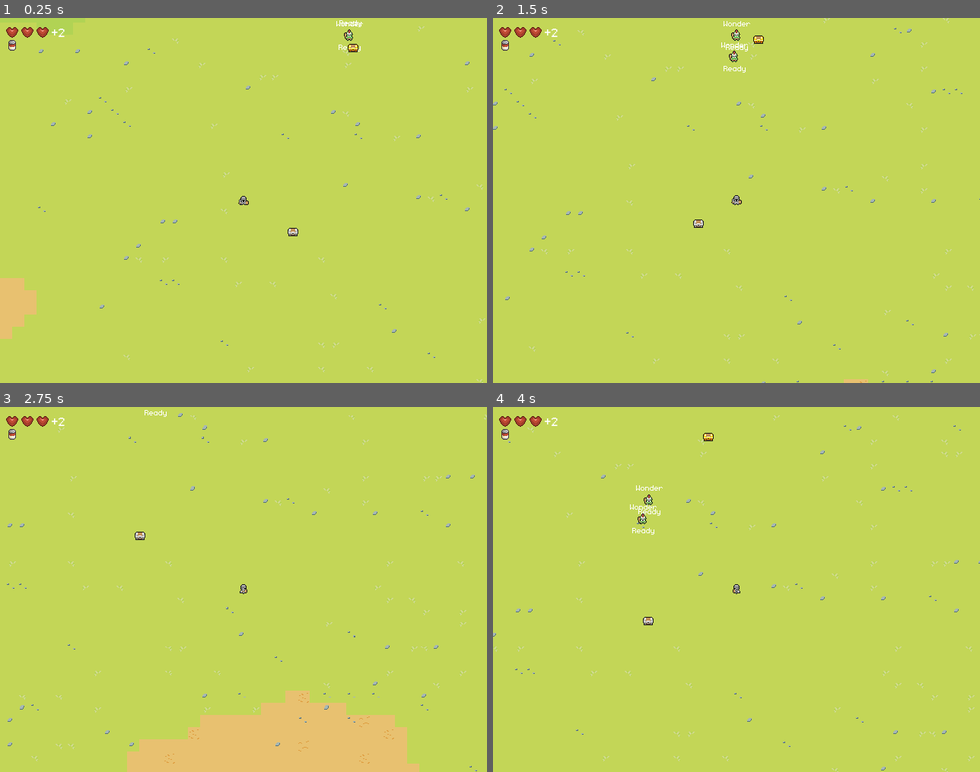
Above: before the commit, frames 1-4 (two rows, left to right).
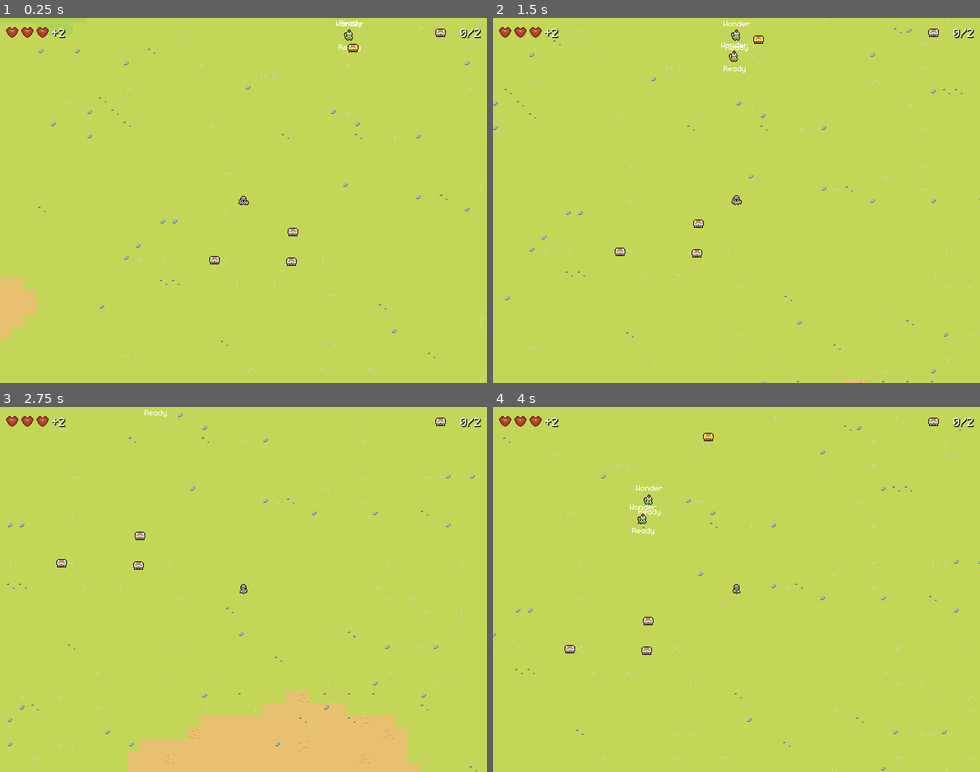
Above: after the commit, the same moments.

Repository: dmitriy-shmilo/GBIC23
Game: Godot game, scene res://main.tscn
The game is run twice, just before and just after one commit, with the same random seed, the same clock (stepped at 60 frames per second) and the same inputs.
Inputs:
- Up to frame 1 (0.25 s): no input
- Up to frame 2 (1.5 s): hold D (move_right) 0.53-1.28 s; tap Space (attack) at 0.6 s; hold S (move_down) from 1.28 s (still down); tap E (interact) at 1.35 s
- Up to frame 3 (2.75 s): release S (move_down) at 2.03 s; hold D (move_right) from 2.03 s (still down); tap Space (attack) at 2.1 s
- Up to frame 4 (4 s): release D (move_right) at 2.78 s; hold W (move_up) 2.78-3.53 s; tap E (interact) at 2.85 s; hold A (move_left) from 3.53 s (still down); tap Space (attack) at 3.6 s

The runs differ from the first frame. In frame 1, 0.3% of the frame differs, in the area x 1-99%, y 2-68%; in frame 2, 0.3%; in frame 3, 0.3%; in frame 4, 0.3%.

Commit message:
Track player's inventory. Inventory HUD.

Diff:
--- /dev/null
+++ b/base/components/inventory_component.gd
@@ -0,0 +1,38 @@
+class_name InventoryComponent
+extends Node
+
+signal item_added(inventory, item)
+signal item_dropped(inventory, item)
+signal changed(inventory)
+
+
+@export var max_items = 1: set = _set_max_items
+@export var items : Array[Item] = []
+
+
+func has_space() -> bool:
+	return items.size() < max_items
+
+
+func add_item(item: Item) -> void:
+	if items.size() >= max_items:
+		return
+
+	items.push_back(item)
+	item_added.emit(self, item)
+	changed.emit(self)
+
+
+func drop_item(index: int) -> void:
+	if index < 0 or index >= items.size():
+		return
+
+	var item = items[index]
+	items.remove_at(index)
+	item_dropped.emit(self, item)
+	changed.emit(self)
+
+
+func _set_max_items(value: int) -> void:
+	max_items = value
+	changed.emit(self)
--- a/gui/hud.gd
+++ b/gui/hud.gd
@@ -2,21 +2,27 @@
 extends Control
 
 @export var vitals: VitalsComponent = null
+@export var inventory: InventoryComponent = null
 
 @onready var _health_container: HBoxContainer = $"%HealthContainer"
 @onready var _extra_health_label = $"%HealthContainer/ExtraHealthLabel"
 @onready var _health_icon_template = $"%HealthIconTemplate"
+@onready var _inventory_capacity_label = $"InventoryCapacityLabel"
 
 const MAX_ICONS = 3
 
 func _ready() -> void:
 	vitals.connect("health_changed", _on_vitals_health_changed)
+	inventory.connect("item_added", _on_inventory_changed)
+	inventory.connect("item_dropped", _on_inventory_changed)
+
 	for i in range(MAX_ICONS):
 		var heart_rect = _health_icon_template.duplicate(0)
 		heart_rect.visible = true
 		_health_container.add_child(heart_rect)
 	_extra_health_label.move_to_front()
 	_refresh_health(vitals)
+	_on_inventory_changed(inventory, null)
 
 
 func _refresh_health(new_vitals: VitalsComponent) -> void:
@@ -33,3 +39,7 @@
 
 func _on_vitals_health_changed(new_vitals: VitalsComponent, _positive: bool) -> void:
 	_refresh_health(new_vitals)
+
+
+func _on_inventory_changed(inventory: InventoryComponent, _item: Item) -> void:
+	_inventory_capacity_label.text = "%d/%d" % [inventory.items.size(), inventory.max_items]
--- a/gui/hud.tscn
+++ b/gui/hud.tscn
@@ -1,8 +1,13 @@
-[gd_scene load_steps=4 format=3 uid="uid://dcsij2ymvcr1x"]
+[gd_scene load_steps=6 format=3 uid="uid://dcsij2ymvcr1x"]
 
 [ext_resource type="Script" path="res://gui/hud.gd" id="1_tlkf4"]
 [ext_resource type="Texture2D" uid="uid://b0v3k4tusthhg" path="res://gui/hud_health.tres" id="2_ftoaj"]
 [ext_resource type="Texture2D" uid="uid://bb5jw57l32lrb" path="res://gui/hud_food.tres" id="2_vx6fv"]
+[ext_resource type="Texture2D" uid="uid://btudcfnqkxpxv" path="res://assets/img/chests.png" id="4_61l14"]
+
+[sub_resource type="AtlasTexture" id="AtlasTexture_sbhe8"]
+atlas = ExtResource("4_61l14")
+region = Rect2(0, 0, 16, 16)
 
 [node name="HUD" type="Control"]
 layout_mode = 3
@@ -34,10 +39,12 @@
 layout_mode = 2
 size_flags_horizontal = 4
 size_flags_vertical = 8
+theme_override_colors/font_shadow_color = Color(0, 0, 0, 1)
 theme_override_font_sizes/font_size = 24
-text = " "
+text = " +1"
 
 [node name="FoodContainer" type="HBoxContainer" parent="."]
+visible = false
 layout_mode = 2
 offset_left = 8.0
 offset_top = 28.0
@@ -48,3 +55,30 @@
 layout_mode = 2
 texture = ExtResource("2_vx6fv")
 stretch_mode = 2
+
+[node name="InventoryIcon" type="TextureRect" parent="."]
+layout_mode = 1
+anchors_preset = 1
+anchor_left = 1.0
+anchor_right = 1.0
+offset_left = -69.0
+offset_top = 10.0
+offset_right = -53.0
+offset_bottom = 26.0
+grow_horizontal = 0
+texture = SubResource("AtlasTexture_sbhe8")
+
+[node name="InventoryCapacityLabel" type="Label" parent="."]
+layout_mode = 1
+anchors_preset = 1
+anchor_left = 1.0
+anchor_right = 1.0
+offset_left = -48.0
+offset_top = 8.0
+offset_right = -8.0
+offset_bottom = 24.0
+grow_horizontal = 0
+theme_override_colors/font_shadow_color = Color(0, 0, 0, 1)
+theme_override_font_sizes/font_size = 24
+text = "0/3"
+horizontal_alignment = 2
--- a/main.tscn
+++ b/main.tscn
@@ -15,8 +15,9 @@
 
 [node name="CanvasLayer" type="CanvasLayer" parent="."]
 
-[node name="HUD" parent="CanvasLayer" node_paths=PackedStringArray("vitals") instance=ExtResource("5_q1vmy")]
+[node name="HUD" parent="CanvasLayer" node_paths=PackedStringArray("vitals", "inventory") instance=ExtResource("5_q1vmy")]
 vitals = NodePath("../../Objects/Player/VitalsComponent")
+inventory = NodePath("../../Objects/Player/InventoryComponent")
 
 [node name="Objects" type="Node2D" parent="."]
 y_sort_enabled = true
@@ -26,4 +27,10 @@
 [node name="Pickup" parent="Objects" instance=ExtResource("5_3jfs2")]
 position = Vector2(65, 34)
 
+[node name="Pickup2" parent="Objects" instance=ExtResource("5_3jfs2")]
+position = Vector2(-38, 71)
+
+[node name="Pickup3" parent="Objects" instance=ExtResource("5_3jfs2")]
+position = Vector2(63, 73)
+
 [editable path="Objects/Player"]
--- a/player/player.tscn
+++ b/player/player.tscn
@@ -15,6 +15,7 @@
 [ext_resource type="PackedScene" uid="uid://d06ni5uesoo2n" path="res://base/gui/state_label.tscn" id="12_xi5ew"]
 [ext_resource type="PackedScene" uid="uid://dhcki0w17a8m1" path="res://base/components/looter_component.tscn" id="13_8pska"]
 [ext_resource type="Theme" uid="uid://owk3ykubwdkx" path="res://gui/default_theme.tres" id="15_6g6xd"]
+[ext_resource type="Script" path="res://base/components/inventory_component.gd" id="16_rhoiw"]
 
 [sub_resource type="CircleShape2D" id="CircleShape2D_dnrgw"]
 radius = 5.09902
@@ -144,8 +145,9 @@
 attack_duration = 0.2
 hit_box = NodePath("../../HitBox")
 
-[node name="Loot" type="Node" parent="AttackMachine"]
+[node name="Loot" type="Node" parent="AttackMachine" node_paths=PackedStringArray("inventory")]
 script = ExtResource("9_eu408")
+inventory = NodePath("../../InventoryComponent")
 
 [node name="MovementComponent" type="Node" parent="."]
 script = ExtResource("6_7oms2")
@@ -159,6 +161,10 @@
 current_health = 5.0
 needs_food = true
 
+[node name="InventoryComponent" type="Node" parent="."]
+script = ExtResource("16_rhoiw")
+max_items = 2
+
 [node name="AudioPlayer" type="AudioStreamPlayer" parent="."]
 
 [connection signal="transitioned" from="MovementMachine" to="." method="_on_state_machine_transitioned"]
--- a/player/state/player_state_looting.gd
+++ b/player/state/player_state_looting.gd
@@ -1,13 +1,18 @@
 class_name PlayerStateLooting
 extends State
 
+@export var inventory: InventoryComponent = null
 @export var looting_period = 0.1
+
 var _current_looting_period = 0.0
-
 # TODO: Must be a component
 var _loot: Pickup = null
 
 func enter(args: Dictionary = {}) -> void:
+	# TODO: play a sound
+	if not inventory.has_space():
+		state_machine.transition("Ready")
+
 	_current_looting_period = 0.0
 	_loot = args.loot
 
@@ -17,3 +22,4 @@
 	if _current_looting_period >= looting_period:
 		state_machine.transition("Ready")
 		_loot.loot()
+		inventory.add_item(_loot.item)
Not shown: 1 places in player/player.tscn that only renumber resources
